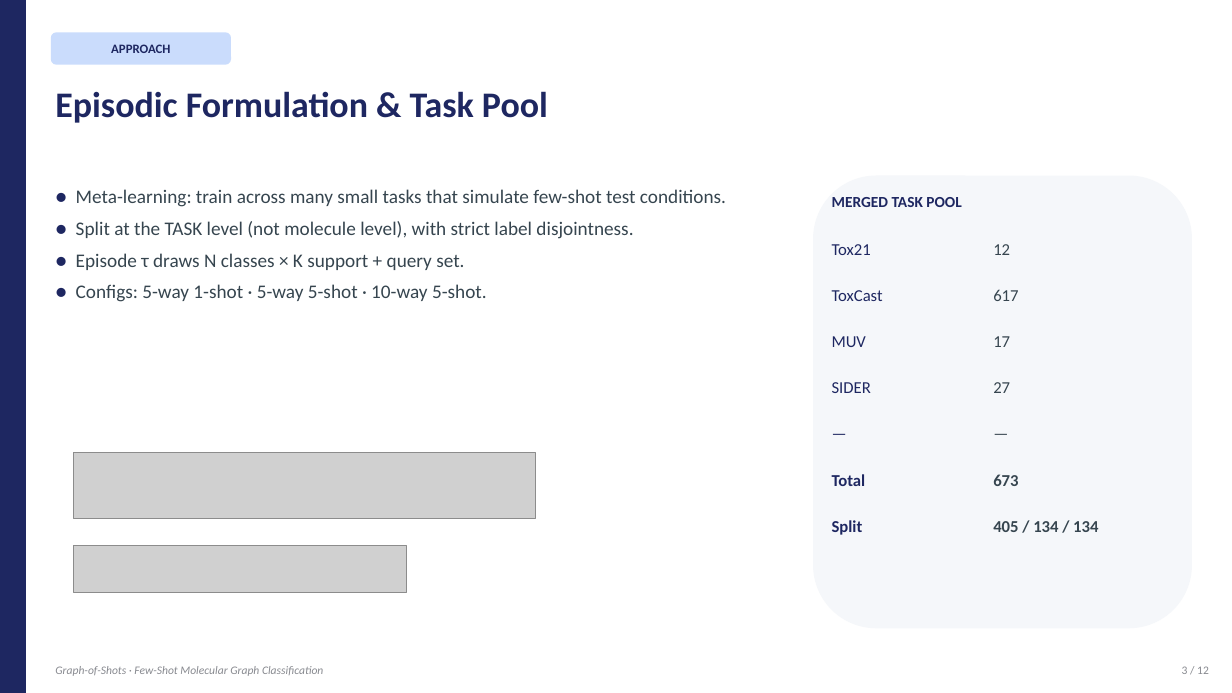
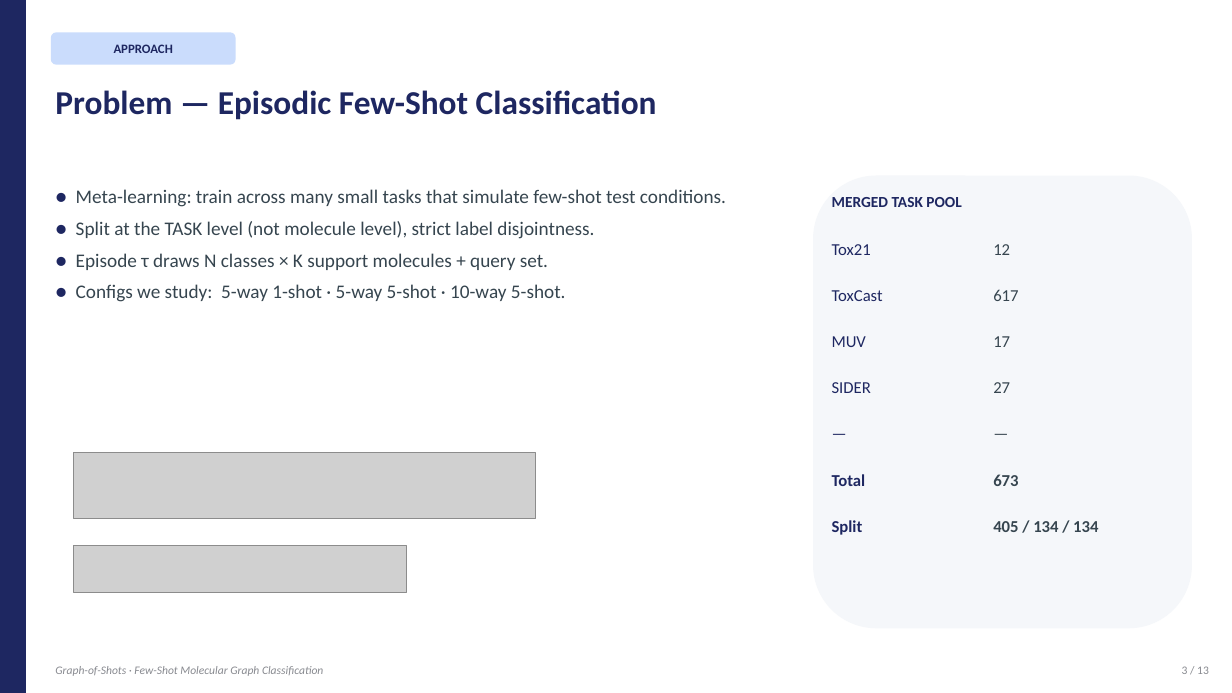
Before and after one commit to BDeMo/proj-mol, a slide deck: slide 3 of presentation/Graph-of-Shots.pptx. Drawn at 1232x693 pixels with LibreOffice and Linux fonts; fonts in the diff are those of the drawing; grey boxes stand for pictures. Boxes give left, top, right and bottom in pixels: in the first picture for what was removed or moved away, otherwise in the second. Text is boxed around its words. In the diff, an @@ line names an element or a change of style, - is before the commit and + after.

```diff
--- a/presentation/Graph-of-Shots.pptx
+++ b/presentation/Graph-of-Shots.pptx
@@ rounded rectangle "APPROACH": place and size @@
-rounded rectangle "APPROACH" at [51, 32, 231, 65]
+rounded rectangle "APPROACH" at [51, 32, 236, 65]
@@ text at [55, 90, 657, 120]: text changed; size 28 to 26 pt @@
-Episodic Formulation & Task Pool
+Problem — Episodic Few-Shot Classification
@@ text at [76, 221, 594, 302]: text changed @@
-● Split at the TASK level (not molecule level), with strict label disjointness.
-● Episode τ draws N classes × K support + query set.
-● Configs: 5-way 1-shot · 5-way 5-shot · 10-way 5-shot.
+● Split at the TASK level (not molecule level), strict label disjointness.
+● Episode τ draws N classes × K support molecules + query set.
+● Configs we study: 5-way 1-shot · 5-way 5-shot · 10-way 5-shot.
```
Also in this commit, not shown: 6 other slides changed, 5 slides added, 4 slides removed, 5 other files.
